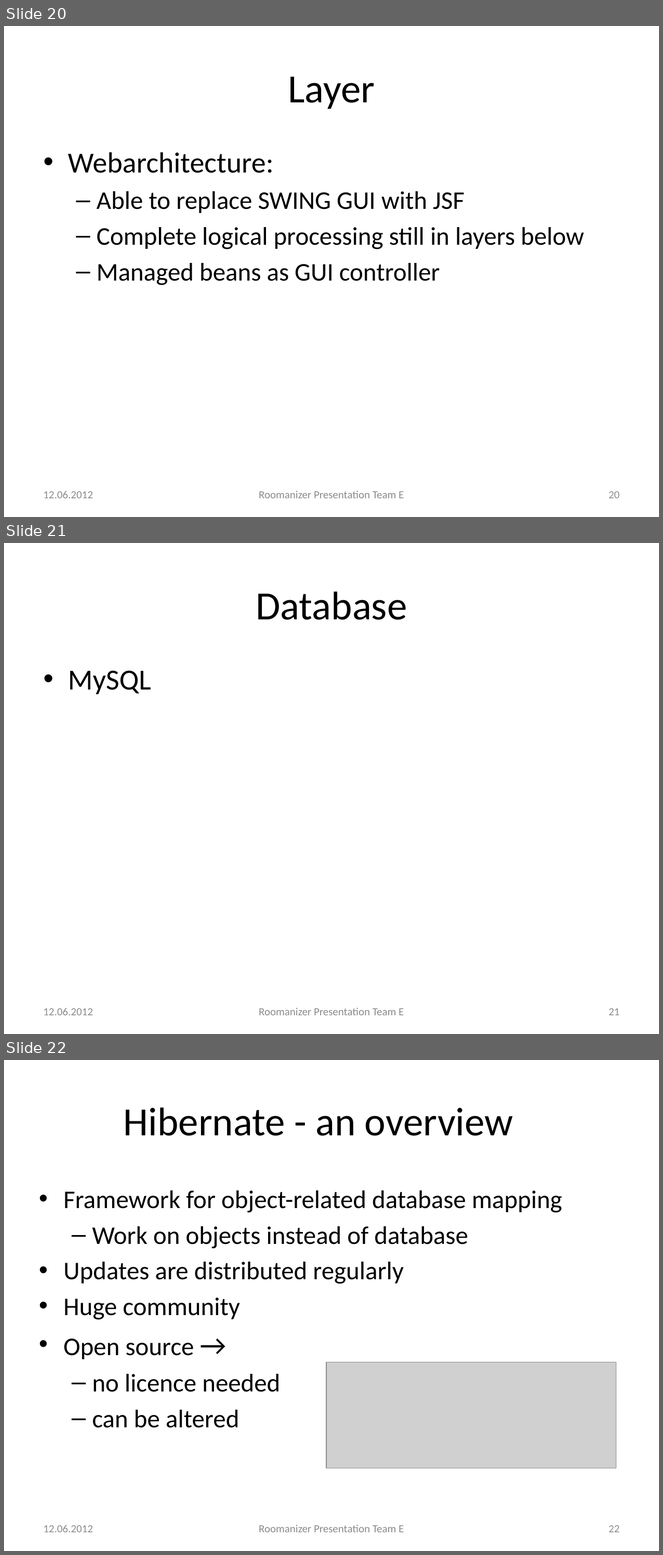
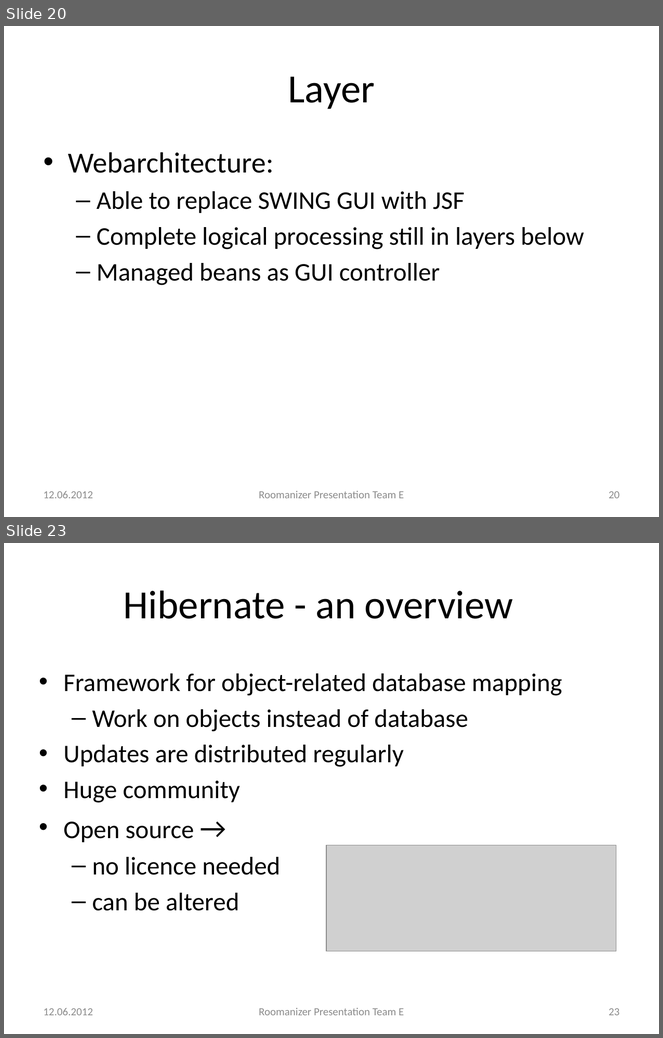
Before and after one commit to markusmo/HotelSoftware, a slide deck: Documentation/Praesentation/PresentationRoomanizer.pptx. Shown one above the other, each under a label of ours: slides 20, 21 and 22 before the commit, slides 20 and 23 after it; the slides between them are not shown. The pictures are 663x1555 and 663x1038 pixels, drawn with LibreOffice and Linux fonts; fonts in the diff are those of the drawing; grey boxes stand for pictures. Boxes give left, top, right and bottom in pixels: in the first picture for what was removed or moved away, otherwise in the second. Text is boxed around its words. In the diff, an @@ line names an element or a change of style, - is before the commit and + after.

```diff
--- a/Documentation/Praesentation/PresentationRoomanizer.pptx
+++ b/Documentation/Praesentation/PresentationRoomanizer.pptx
@@ slide 21 removed at bbox=[4, 543, 659, 1034], background #FFFFFF @@
@@ title removed at bbox=[256, 591, 407, 620] @@
-Database
@@ text removed at bbox=[68, 670, 151, 694] @@
-• MySQL
@@ text removed at bbox=[44, 1008, 93, 1016] @@
-12.06.2012
@@ text removed at bbox=[259, 1008, 404, 1016] @@
-Roomanizer Presentation Team E
@@ page number removed at bbox=[609, 1008, 620, 1016] @@
-21
@@ what was slide 22 is now slide 23 @@
@@ page number at bbox=[609, 1008, 620, 1016]: text changed @@
-22
+23
```
Also in this commit, not shown: 2 slides added.
